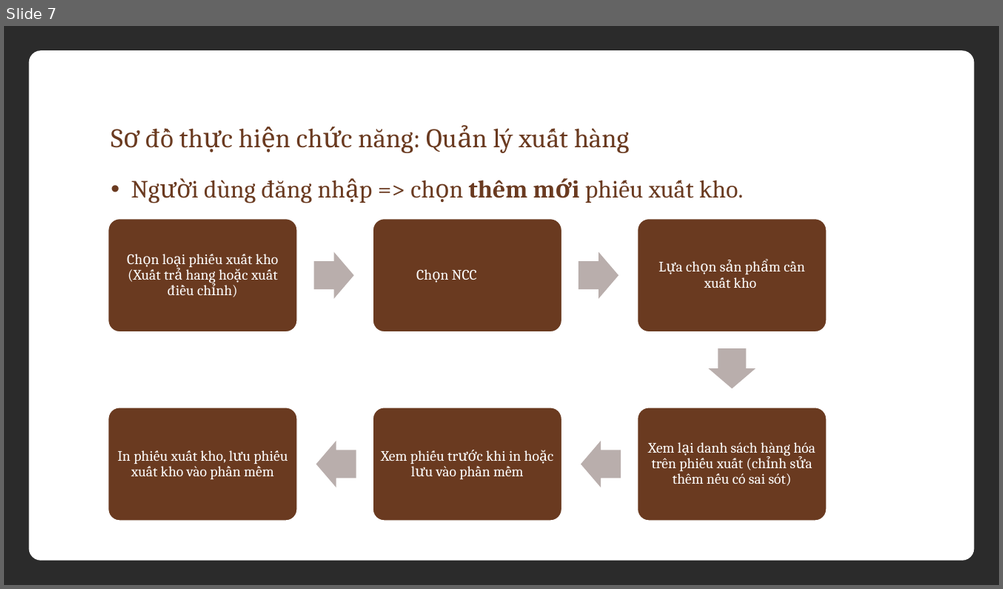
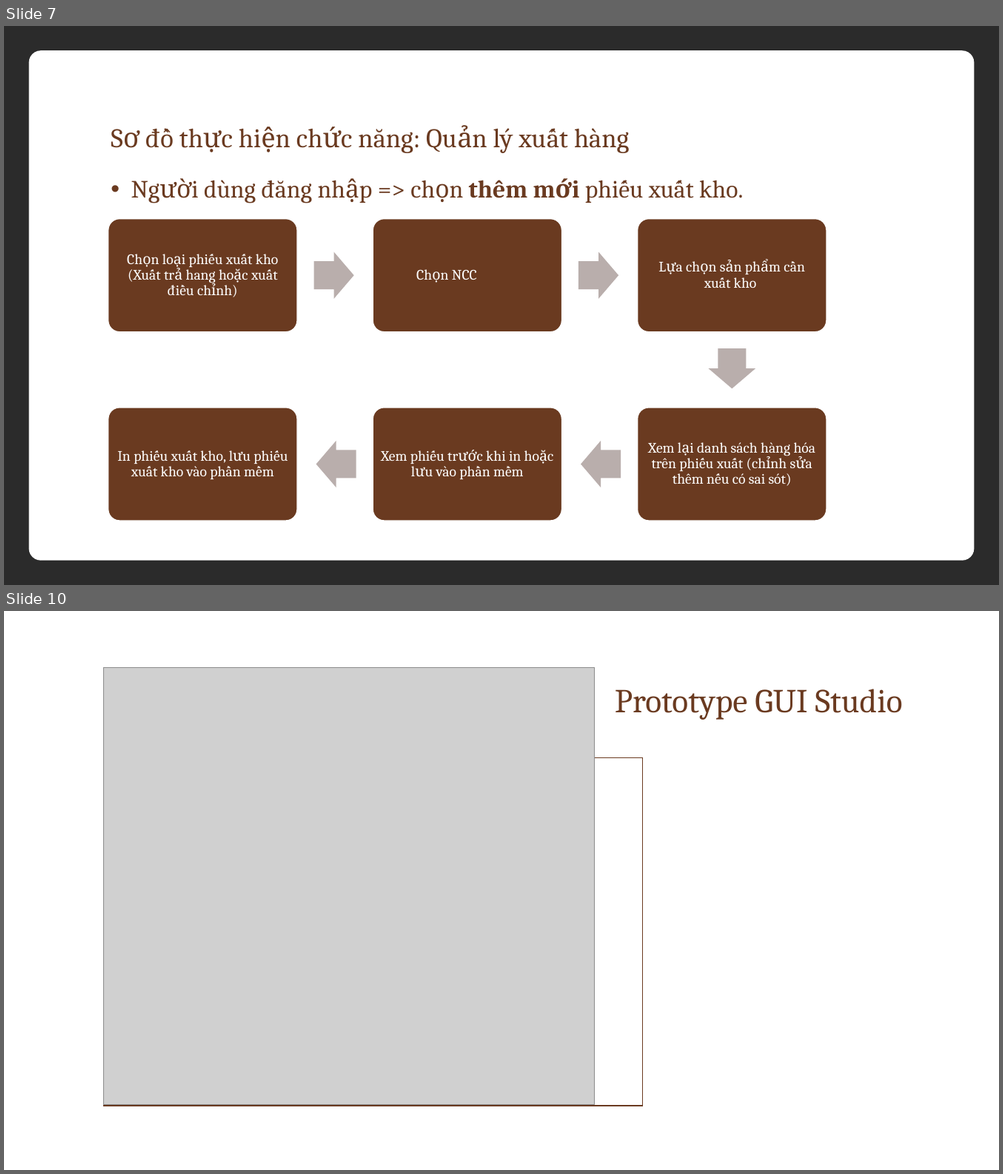
Before and after one commit to thuynv06/thuynv06.github.io, a slide deck: xuatnhapkho/XÂY DỰNG GIAO DIỆN CHO PHẦN MỀM QUẢN.pptx. Shown one above the other, each under a label of ours: slide 7 before the commit, slides 7 and 10 after it; the slides between them are not shown. The pictures are 1003x589 and 1003x1174 pixels, drawn with LibreOffice and Linux fonts; fonts in the diff are those of the drawing; grey boxes stand for pictures; background and template pictures are left out; a plain dark background stands for a picture behind light text. Boxes give left, top, right and bottom in pixels: in the first picture for what was removed or moved away, otherwise in the second. Text is boxed around its words. In the diff, an @@ line names an element or a change of style, - is before the commit and + after.

```diff
--- a/xuatnhapkho/XÂY DỰNG GIAO DIỆN CHO PHẦN MỀM QUẢN.pptx
+++ b/xuatnhapkho/XÂY DỰNG GIAO DIỆN CHO PHẦN MỀM QUẢN.pptx
@@ slide 10 added at bbox=[4, 611, 999, 1170], background picture (left out) @@
@@ picture added at bbox=[103, 668, 595, 1105] @@
@@ title added at bbox=[614, 689, 902, 720], 32.4 pt, text #6A3A20 @@
+Prototype GUI Studio
@@ rectangle added at bbox=[103, 758, 642, 1106], outline #6A3A20 1 pt @@
```
Also in this commit, not shown: 1 slide changed, 2 other slides added, 1 slide removed, 3 other files.
